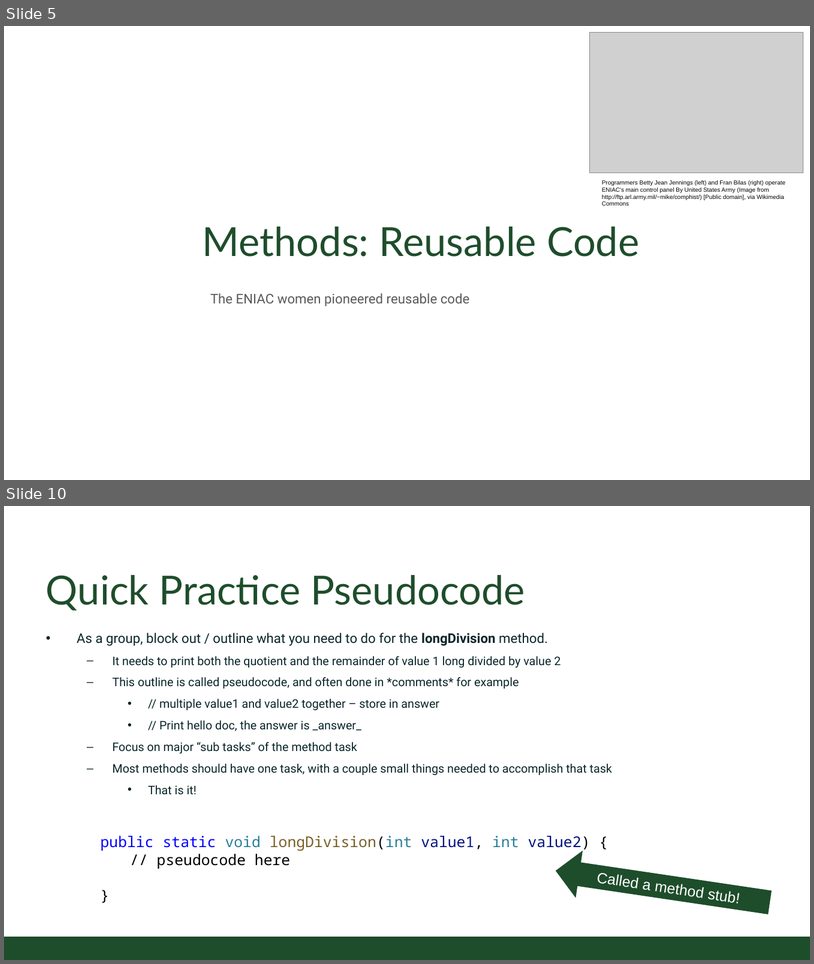
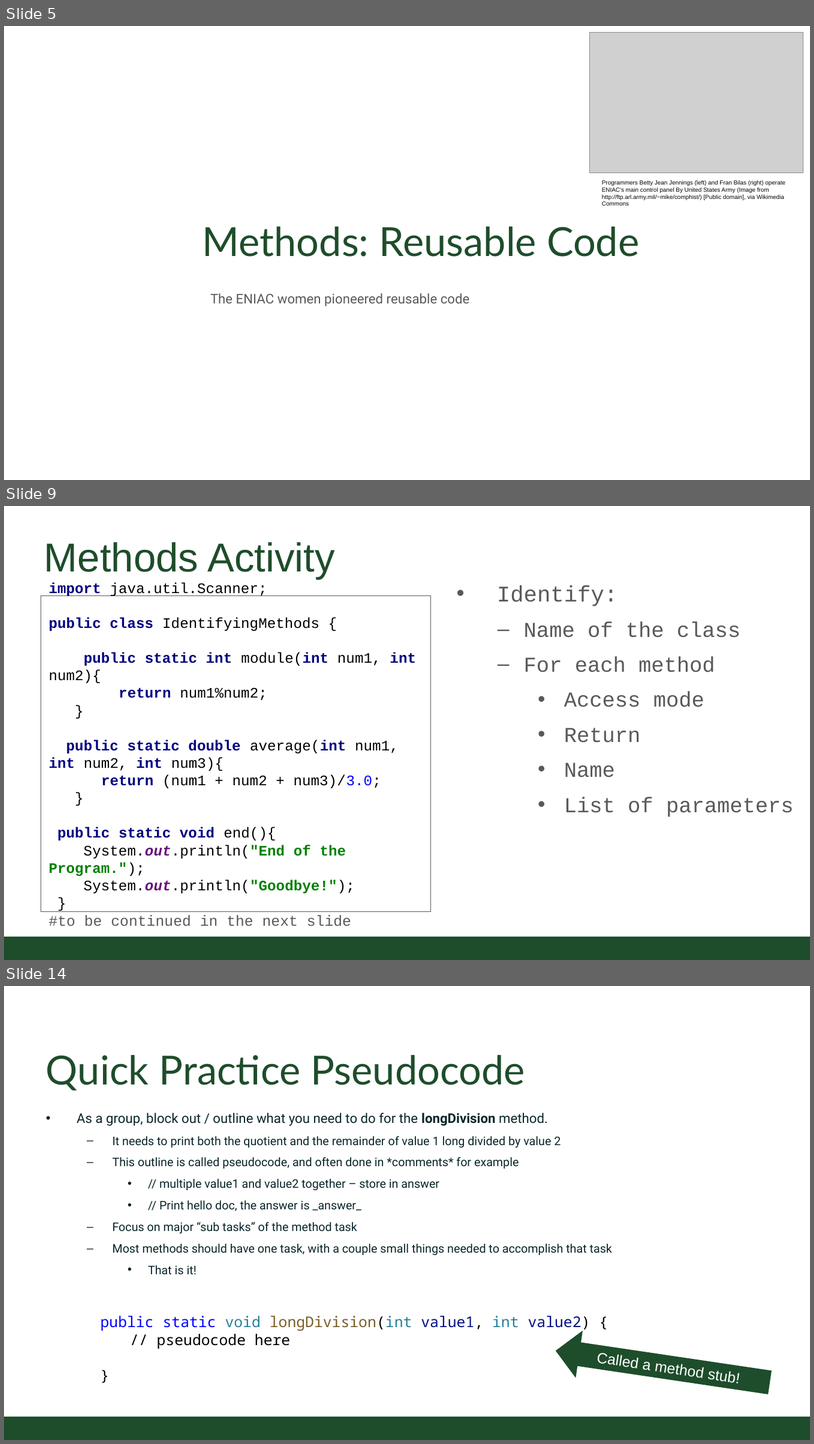
Before and after one commit to CSU-CompSci-CS163-4/Handouts, a slide deck: slides/On-Campus/02_02_ObjectsMethods.pptx. Shown one above the other, each under a label of ours: slides 5 and 10 before the commit, slides 5, 9 and 14 after it; the slides between them are not shown. The pictures are 814x964 and 814x1444 pixels, drawn with LibreOffice and Linux fonts; fonts in the diff are those of the drawing; grey boxes stand for pictures; background and template pictures are left out. Boxes give left, top, right and bottom in pixels: in the first picture for what was removed or moved away, otherwise in the second. Text is boxed around its words. In the diff, an @@ line names an element or a change of style, - is before the commit and + after.

Commit message:
Methods and Objects Lecture updated

```diff
--- a/slides/On-Campus/02_02_ObjectsMethods.pptx
+++ b/slides/On-Campus/02_02_ObjectsMethods.pptx
@@ slide 9 added at <box>4,506,810,960</box>, background #FFFFFF @@
@@ title added at <box>44,542,335,579</box>, 54.4 pt, text #1E4D2B @@
+Methods Activity
@@ rectangle added at <box>41,595,431,911</box>, fill #FFFFFF, outline #59595B 0.75 pt, 19.6 pt, text #000000 @@
+import java.util.Scanner;
+public class IdentifyingMethods {
+public static int module(int num1, int num2){
+return num1%num2;
+}
+public static double average(int num1, int num2, int num3){
+return (num1 + num2 + num3)/3.0;
+}
+public static void end(){
+System.out.println("End of the Program.");
+System.out.println("Goodbye!");
+}
+#to be continued in the next slide
@@ text added at <box>497,585,794,817</box>, 28.7 pt, text #59595B @@
+• Identify:
+  – Name of the class
+  – For each method
+    • Access mode
+    • Return
+    • Name
+    • List of parameters
@@ rectangle added at <box>4,936,810,960</box>, fill #1E4D2B @@
@@ what was slide 10 is now slide 14 @@
```
Also in this commit, not shown: 5 slides changed, 9 other slides added, 5 slides removed.
